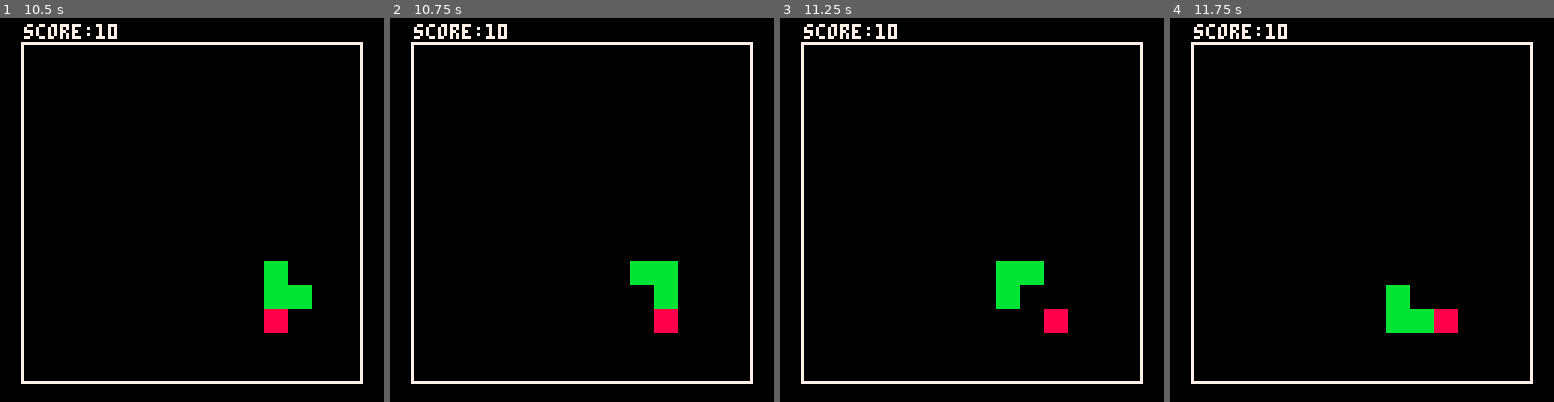
Above: before the commit, frames 1-4 (left to right).
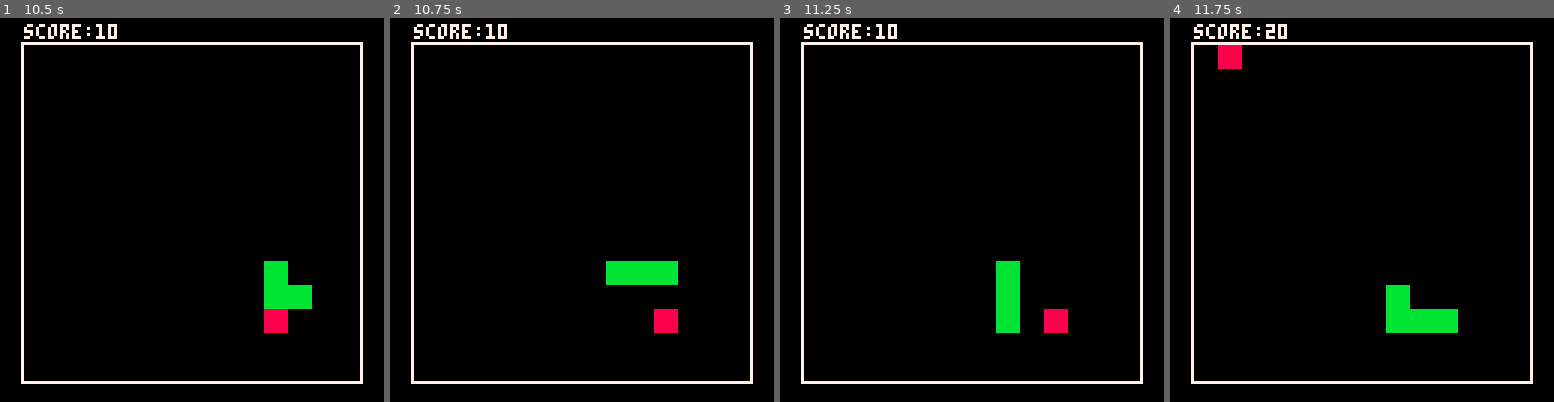
Above: after the commit, the same moments.

Repository: joelnet/pico8-snake
Game: PICO-8 cartridge snake.p8
Same seed, same stepped clock (60 frames per second), same inputs: the game is played once before the commit and once after it.
Inputs:
- Up to frame 1 (10.5 s): tap X (X key) at 1.07, 2.07, 2.4, 2.73, 3.07, 3.4, 3.73, 4.07, 4.4, 4.73, 5.07, 5.4, 5.73, 6.07, 6.4, 6.73, 7.07, 7.4, 7.73, 8.07, 8.4, 8.73, 9.07, 9.4, 9.73, 10.07, 10.4 s; hold Left 1.97-2.37 s; hold Down 2.42-2.82 s; hold Right 2.87-3.53 s; hold Up 3.58-4.08 s; hold Right 4.13-4.53 s; hold Down 4.58-5.08 s; hold Left 5.13-5.8 s; hold Up 5.85-6.18 s; hold Left 6.23-6.63 s; hold Down 6.68-7.08 s; hold Right 7.13-7.8 s; hold Up 7.85-8.35 s; hold Right 8.4-8.8 s; hold Down 8.85-9.35 s; hold Left 9.4-10.07 s; hold Up 10.12-10.45 s
- Up to frame 2 (10.75 s): hold Left from 10.5 s (still down); tap X (X key) at 10.73 s
- Up to frame 3 (11.25 s): release Left at 10.9 s; hold Down from 10.95 s (still down); tap X (X key) at 11.07 s
- Up to frame 4 (11.75 s): release Down at 11.35 s; tap X (X key) at 11.4, 11.73 s; hold Right from 11.4 s (still down)

Frame 1 is identical in both runs. In frame 2, 0.8% of the frame differs, in the area x 56-75%, y 63-76%; in frame 3, 0.8%; in frame 4, 0.8%, in the area x 12-75%, y 1-83%.

Commit message:
snake speed increase

Diff:
--- a/snake.p8
+++ b/snake.p8
@@ -198,6 +198,7 @@
        new_head.y == food.y then
         sfx(1)
         score += 10
+        move_delay = max(5, move_delay - 1)  -- decrease move_delay, but don't let it go below 5
         place_new_food()
     else
         -- Remove tail if no food eaten
